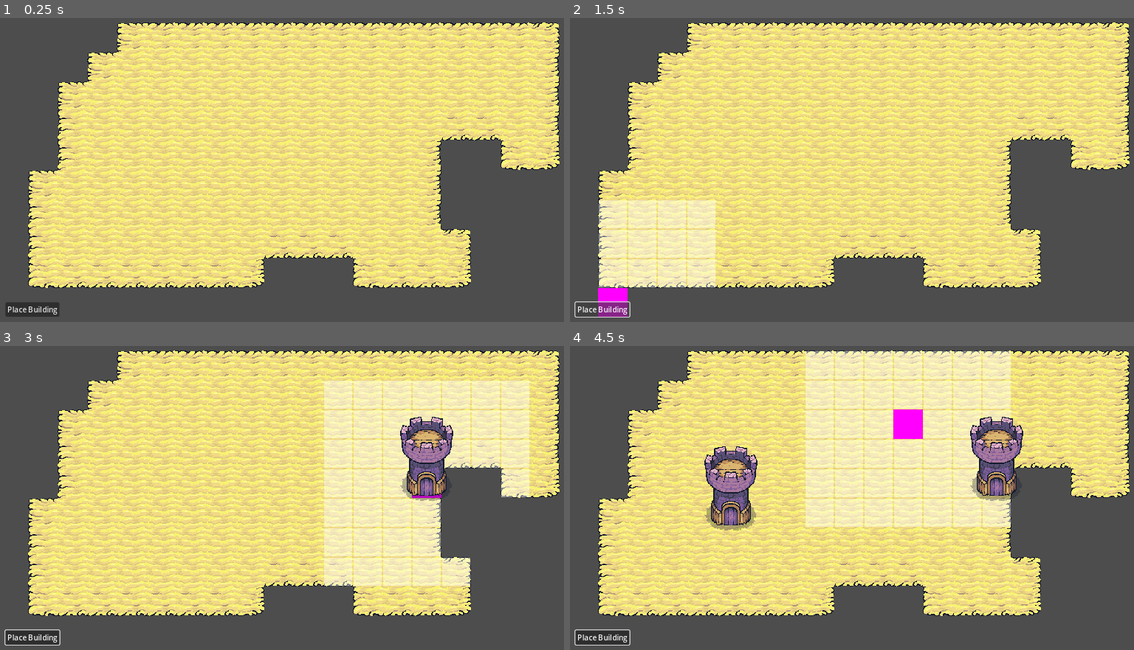
Above: before the commit, frames 1-4 (two rows, left to right).
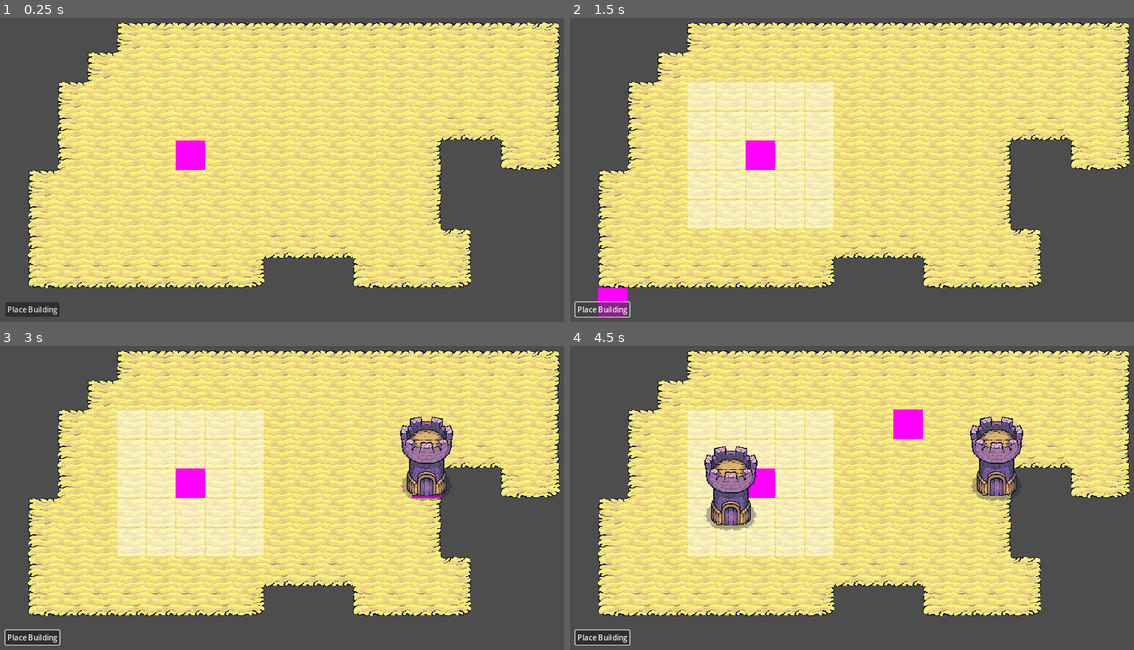
Above: after the commit, the same moments.

Repository: tiannahenrylewis/GodotGridCrashCourse
Game: Godot game, scene res://scenes/main.tscn
The game is run twice, just before and just after one commit, with the same random seed, the same clock (stepped at 60 frames per second) and the same inputs.
Inputs (mouse positions are in pixels of both pictures, inside the frame that each line leads up to):
- Up to frame 1 (0.25 s): no input
- Up to frame 2 (1.5 s): click "Place Building" at 0.5 s; click "Place Building" at 1.25 s
- Up to frame 3 (3 s): click "Place Building" at 2 s; tap Enter at 2.75 s; move the mouse to (423, 470) at 2.77 s; press the mouse at (423, 470) at 2.78 s
- Up to frame 4 (4.5 s): tap Space at 3.5 s; move the mouse to (744, 504) at 3.52 s; release the mouse at (744, 504) at 3.53 s; click (744, 504) at 3.6 s; tap Enter at 4.25 s; move the mouse to (925, 412) at 4.27 s; press the mouse at (925, 412) at 4.28 s

The runs differ from the first frame. In frame 1, 0.5% of the frame differs, in the area x 31-37%, y 40-50%; in frame 2, 16%; in frame 3, 28%, in the area x 20-94%, y 11-79%; in frame 4, 23%.

Commit message:
Add Base Building

Diff:
--- /dev/null
+++ b/godot-grid-crash-course/scenes/building/Base.tscn
@@ -0,0 +1,15 @@
+[gd_scene load_steps=3 format=3 uid="uid://efm4e0q03e4l"]
+
+[ext_resource type="PackedScene" uid="uid://13sfmpb2g07h" path="res://scenes/component/building_component.tscn" id="1_ga0yi"]
+
+[sub_resource type="PlaceholderTexture2D" id="PlaceholderTexture2D_vxgjm"]
+size = Vector2(64, 64)
+
+[node name="Base" type="Node2D"]
+
+[node name="BuildingComponent" parent="." instance=ExtResource("1_ga0yi")]
+buildable_raidus = 2
+
+[node name="Sprite2D" type="Sprite2D" parent="."]
+texture = SubResource("PlaceholderTexture2D_vxgjm")
+centered = false
--- /dev/null
+++ b/godot-grid-crash-course/scenes/component/building_component.gd
@@ -0,0 +1,18 @@
+class_name BuildingComponent
+extends Node2D
+
+# Is there a way to make this only read-only
+@export var buildable_raidus: int
+
+
+func _ready() -> void:
+	# TODO: Consider moving to a global constants file so can be referenced in one place
+	add_to_group("BuildingComponent")
+
+
+func get_grid_cell_position() -> Vector2i:
+	# divide x and y by 64
+	var grid_position = global_position / 64
+	# round down the grid position
+	grid_position = grid_position.floor()
+	return Vector2i(grid_position)
--- /dev/null
+++ b/godot-grid-crash-course/scenes/component/building_component.tscn
@@ -0,0 +1,6 @@
+[gd_scene load_steps=2 format=3 uid="uid://13sfmpb2g07h"]
+
+[ext_resource type="Script" path="res://scenes/component/building_component.gd" id="1_oxlsl"]
+
+[node name="BuildingComponent" type="Node2D"]
+script = ExtResource("1_oxlsl")
--- a/godot-grid-crash-course/scenes/main.gd
+++ b/godot-grid-crash-course/scenes/main.gd
@@ -23,7 +23,7 @@
 	if cursor.visible && (!hasValue(hovered_grid_cell) || hovered_grid_cell != grid_position):
 		 # reassign the hovered_grid_cell
 		hovered_grid_cell = grid_position
-		gridManager.highlight_valid_tiles_in_radius(hovered_grid_cell, 3)
+		gridManager.highlight_buildable_tiles()
 
 
 func _unhandled_input(event: InputEvent) -> void:
--- a/godot-grid-crash-course/scenes/main.tscn
+++ b/godot-grid-crash-course/scenes/main.tscn
@@ -1,10 +1,11 @@
-[gd_scene load_steps=7 format=4 uid="uid://ct8rqa1fvhq2v"]
+[gd_scene load_steps=8 format=4 uid="uid://ct8rqa1fvhq2v"]
 
 [ext_resource type="Script" path="res://scenes/main.gd" id="1_i771e"]
 [ext_resource type="PackedScene" uid="uid://da3rlrm6nvkcl" path="res://scenes/building/building.tscn" id="2_n61k6"]
 [ext_resource type="TileSet" uid="uid://b3e2j75vsc6o2" path="res://resources/tiles.tres" id="3_76jer"]
 [ext_resource type="TileSet" uid="uid://c3mn0unu36jgd" path="res://resources/hightlight_tileset.tres" id="3_juhvk"]
 [ext_resource type="PackedScene" uid="uid://bk633lu02vb05" path="res://scenes/manager/GridManager.tscn" id="3_rokrd"]
+[ext_resource type="PackedScene" uid="uid://efm4e0q03e4l" path="res://scenes/building/Base.tscn" id="6_cdn8a"]
 
 [sub_resource type="PlaceholderTexture2D" id="PlaceholderTexture2D_chq5w"]
 size = Vector2(64, 64)
@@ -35,3 +36,6 @@
 offset_right = 132.0
 offset_bottom = 702.0
 text = "Place Building"
+
+[node name="Base" parent="." instance=ExtResource("6_cdn8a")]
+position = Vector2(384, 320)
--- a/godot-grid-crash-course/scenes/manager/grid_manager.gd
+++ b/godot-grid-crash-course/scenes/manager/grid_manager.gd
@@ -41,19 +41,14 @@
 	occupied_cells[tile_position] = true
 
 
-func highlight_valid_tiles_in_radius(root_cell: Vector2i, radius: int):
-	# should by default clear the tilemap everytime it is called
+func highlight_buildable_tiles():
+	# TODO: Consider moving to a global constants file so can be referenced in one place
 	clear_highlighted_tiles()
 
-	# iterate over all grid cells within a 3-cell radius
-	for x in range(root_cell.x - radius, root_cell.x + (radius + 1)):
-		for y in range(root_cell.y - radius, root_cell.y + (radius + 1)):
-			var tile_position = Vector2i(x, y)
-			if !is_tile_position_valid(tile_position):
-				continue
+	var building_components = get_tree().get_nodes_in_group("BuildingComponent") as Array[BuildingComponent]
 
-			# paint tiles in tilemap
-			highlight_tile_map_layer.set_cell(tile_position, 0, Vector2i.ZERO)
+	for building_component in building_components:
+		_highlight_valid_tiles_in_radius(building_component.get_grid_cell_position(), building_component.buildable_raidus)
 
 
 func clear_highlighted_tiles() :
@@ -68,3 +63,30 @@
 	# round down the grid position
 	grid_position = grid_position.floor()
 	return Vector2i(grid_position)
+
+
+#PRIVATE METHODS
+
+func _highlight_valid_tiles_in_radius(root_cell: Vector2i, radius: int):
+	# iterate over all grid cells within a 3-cell radius
+	for x in range(root_cell.x - radius, root_cell.x + (radius + 1)):
+		for y in range(root_cell.y - radius, root_cell.y + (radius + 1)):
+			var tile_position = Vector2i(x, y)
+			if !is_tile_position_valid(tile_position):
+				continue
+
+			# paint tiles in tilemap
+			highlight_tile_map_layer.set_cell(tile_position, 0, Vector2i.ZERO)
+
+
+
+
+
+	#var building_components: Array[BuildingComponent] = []
+	#for node in get_tree().get_nodes_in_group("BuildingComponent"): #returns array of type Node
+		 ## so need to cast each result as `BuildingComponent`
+		#var component = node as BuildingComponent
+		#if component:
+			#building_components.append(component)
+
+	# should by default clear the tilemap everytime it is called
